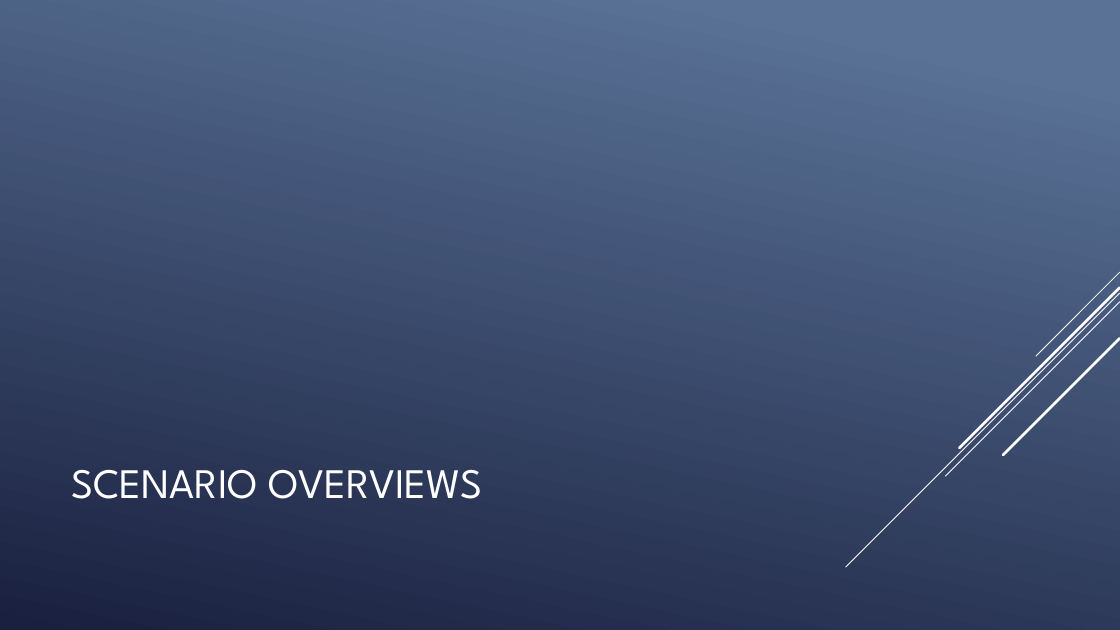
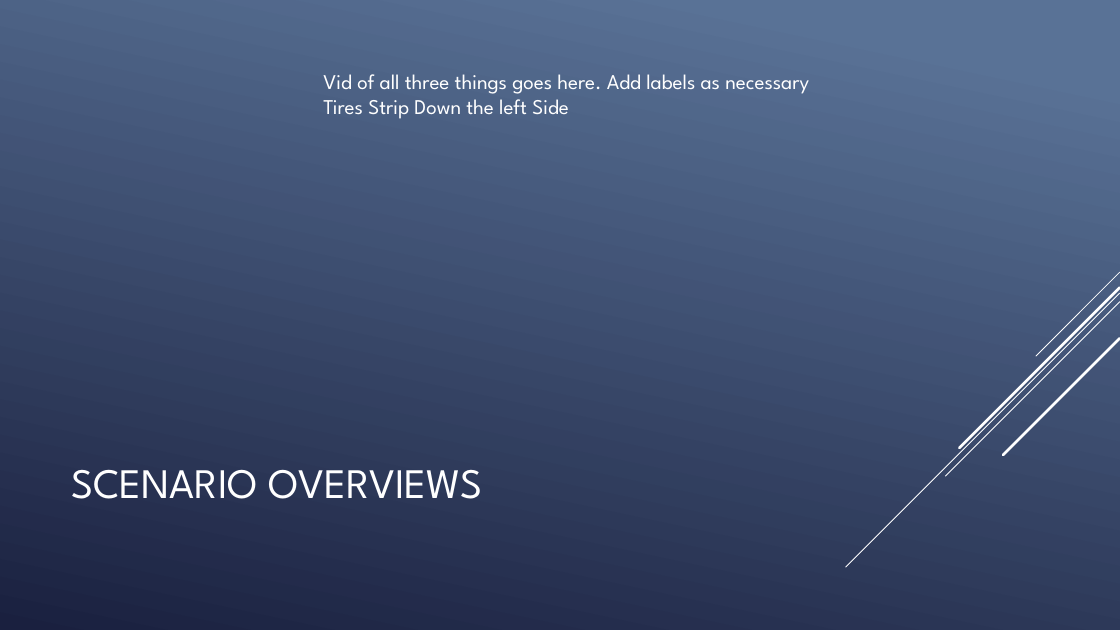
Before and after one commit to joel31245/JoelC_VAC_TrafficFlowFinal, a slide deck: slide 7 of doc/TrafficFlow1Presentation.pptx (slide 8 before the commit). Drawn at 1120x630 pixels with LibreOffice and Linux fonts; fonts in the diff are those of the drawing. Boxes give left, top, right and bottom in pixels: in the first picture for what was removed or moved away, otherwise in the second. Text is boxed around its words. In the diff, an @@ line names an element or a change of style, - is before the commit and + after.

```diff
--- a/doc/TrafficFlow1Presentation.pptx
+++ b/doc/TrafficFlow1Presentation.pptx
@@ text added at (x1=323, y1=74, x2=809, y2=119), 18 pt, text #FFFFFF @@
+Vid of all three things goes here. Add labels as necessary
+Tires Strip Down the left Side
```
Also in this commit, not shown: 12 other slides changed, 4 slides added, 4 slides removed, 3 other files.
